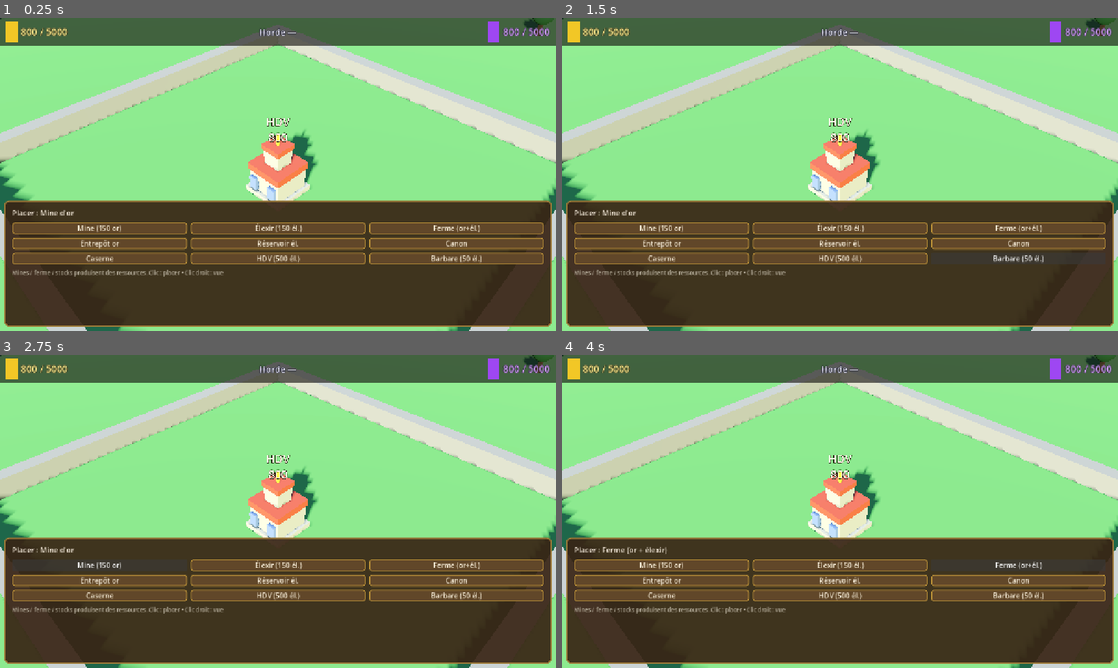
Above: before the commit, frames 1-4 (two rows, left to right).
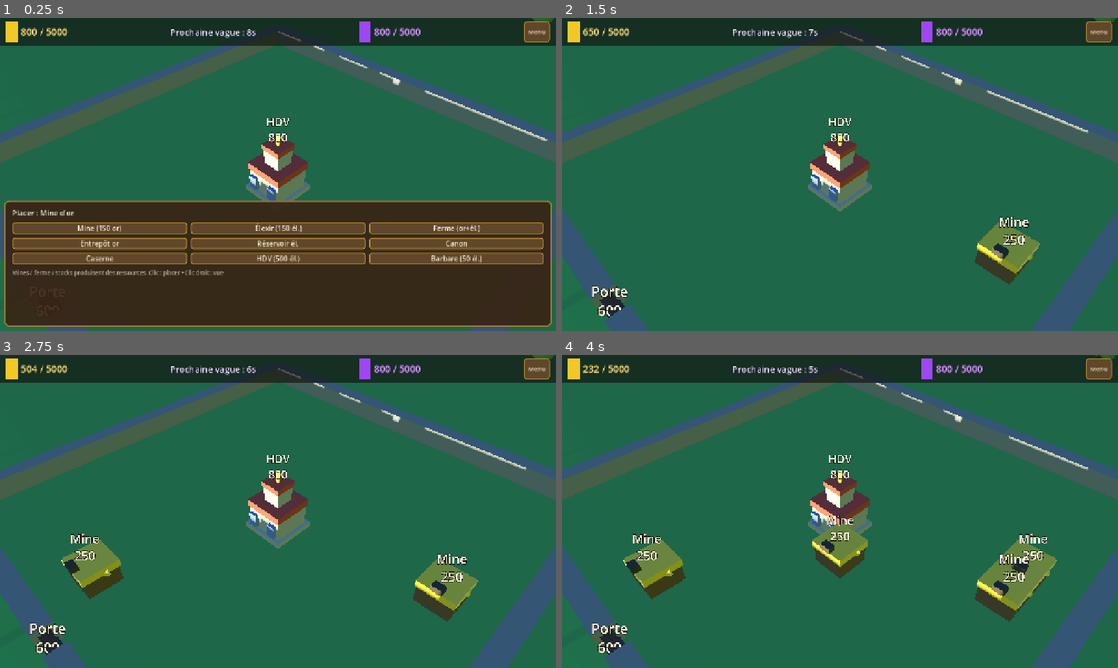
Above: after the commit, the same moments.

Repository: JimmyCousseau/ClashOfZombies
Game: Godot game, scene res://scenes/main.tscn
Two runs of this game, one before a commit and one after it. Both use one fixed random seed, a clock stepped at 60 frames per second and the inputs below.
Inputs (mouse positions are in pixels of both pictures, inside the frame that each line leads up to):
- Up to frame 1 (0.25 s): no input
- Up to frame 2 (1.5 s): click (1101, 30) at 0.5 s, where only the run after the commit has a clickable "Menu"; click (1017, 259) at 1.25 s, where only the run before the commit has a clickable "Barbare (50 él.)"
- Up to frame 3 (2.75 s): click (100, 564) at 2 s, where only the run before the commit has a clickable "Mine (150 or)"
- Up to frame 4 (4 s): click (840, 564) at 2.75 s, where only the run before the commit has a clickable "Élexir (150 él.)"; click (1017, 564) at 3.5 s, where only the run before the commit has a clickable "Ferme (or+él.)"

The runs differ from the first frame. In frame 1, 59% of the frame differs, in the area x 0-100%, y 0-100%; in frame 2, 98%; in frame 3, 98%; in frame 4, 98%.

Commit message:
Add wave status display and countdown timer to HUD
- Added _process() to hud.gd that updates wave display every frame
- Created _update_wave_display() function showing:
  * 'Zombies: X' while enemies are alive
  * 'Prochaine vague: Xs' countdown between waves
  * 'Vague complétée' when wave is cleared
- Updated _on_wave() to show horde number and enemy count
- Added get_time_to_next() method to wave_manager
- Added wave_manager to 'wave_manager' group for HUD access

Co-authored-by: Copilot <223556219+Copilot@users.noreply.github.com>

Diff:
--- a/scenes/main.tscn
+++ b/scenes/main.tscn
@@ -47,7 +47,7 @@
 environment = SubResource("Environment_1")
 
 [node name="DirectionalLight3D" type="DirectionalLight3D" parent="."]
-transform = Transform3D(0.884, -0.242, 0.4, 0, 0.857, 0.515, -0.467, -0.455, 0.757, 22, 36, 18)
+
 light_color = Color(1, 0.95, 0.85, 1)
 light_energy = 1.28
 shadow_enabled = true
@@ -170,6 +170,15 @@
 theme_override_font_sizes/font_size = 22
 text = "0 / 0"
 
+[node name="SpacerEnd" type="Control" parent="UI/HUD/TopBar/MarginContainer/HBoxContainer"]
+layout_mode = 2
+size_flags_horizontal = 3
+
+[node name="ToggleBuildBar" type="Button" parent="UI/HUD/TopBar/MarginContainer/HBoxContainer"]
+layout_mode = 2
+custom_minimum_size = Vector2(60, 40)
+text = "Menu"
+
 [node name="BottomDock" type="Control" parent="UI/HUD"]
 layout_mode = 1
 anchors_preset = 12
@@ -294,3 +303,11 @@
 theme_override_constants/outline_size = 6
 theme_override_font_sizes/font_size = 32
 text = "Défaite"
+
+extends Node
+
+func _ready():
+    $Button.connect("pressed", self, "_on_Build_Bar_pressed")
+
+func _on_Build_Bar_pressed():
+    get_tree().change_scene_to_file("res://BuildBar.tscn")
--- a/scripts/autoload/game_state.gd
+++ b/scripts/autoload/game_state.gd
@@ -4,6 +4,7 @@
 signal resources_changed
 signal wave_started(wave_index: int)
 signal game_over
+signal door_destroyed
 
 const GRID_SIZE := Vector2i(14, 14)
 const CELL_SIZE := 2.0
@@ -47,6 +48,11 @@
 
 func get_inner_half_extent() -> float:
 	return float(GRID_SIZE.x) * CELL_SIZE * 0.5
+
+
+## Position of the door on the wall (front of village, south side)
+func get_door_position() -> Vector3:
+	return Vector3(0, 0, get_inner_half_extent() + WALL_THICKNESS * 0.5)
 
 
 ## Rayon du cercle où les zombies tournent (hors muraille).
--- a/scripts/building.gd
+++ b/scripts/building.gd
@@ -10,6 +10,7 @@
 	GOLD_STORAGE,
 	ELIXIR_STORAGE,
 	FARM,
+	DOOR,
 }
 
 @export var building_type: BuildingType = BuildingType.GOLD_MINE
@@ -20,6 +21,8 @@
 @onready var mesh_root: Node3D = $MeshRoot
 @onready var label_3d: Label3D = $MeshRoot/Label3D
 @onready var collision_shape: CollisionShape3D = $CollisionShape3D
+
+var cannon_barrel: MeshInstance3D = null
 
 
 func _ready() -> void:
@@ -46,6 +49,8 @@
 			return 320
 		BuildingType.FARM:
 			return 220
+		BuildingType.DOOR:
+			return 600
 		_:
 			return 250
 
@@ -68,6 +73,8 @@
 			return "Réservoir"
 		BuildingType.FARM:
 			return "Ferme"
+		BuildingType.DOOR:
+			return "Porte"
 	return "?"
 
 
@@ -130,6 +137,8 @@
 			top_y = _build_elixir_storage()
 		BuildingType.FARM:
 			top_y = _build_farm()
+		BuildingType.DOOR:
+			top_y = _build_door()
 	if label_3d:
 		label_3d.position = Vector3(0, top_y + 0.35, 0)
 	_set_collision_for_type()
@@ -162,6 +171,9 @@
 		BuildingType.FARM:
 			box.size = Vector3(2.8, 1.4, 2.8)
 			collision_shape.position = Vector3(0, 0.65, 0)
+		BuildingType.DOOR:
+			box.size = Vector3(1.5, 2.2, 0.8)
+			collision_shape.position = Vector3(0, 1.1, 0)
 	collision_shape.shape = box
 
 
@@ -210,16 +222,16 @@
 	var metal := _mat(Color(0.22, 0.23, 0.26), 0.35, 0.65)
 	_add_cylinder(mesh_root, Vector3(0, 0.35, 0), 0.95, 0.65, stone)
 	_add_cylinder(mesh_root, Vector3(0, 0.85, 0), 0.35, 0.45, stone)
-	var barrel := MeshInstance3D.new()
+	cannon_barrel = MeshInstance3D.new()
 	var cyl := CylinderMesh.new()
 	cyl.top_radius = 0.22
 	cyl.bottom_radius = 0.28
 	cyl.height = 1.35
-	barrel.mesh = cyl
-	barrel.material_override = metal
-	barrel.position = Vector3(0.55, 0.95, 0)
-	barrel.rotation_degrees = Vector3(0, 0, 82)
-	mesh_root.add_child(barrel)
+	cannon_barrel.mesh = cyl
+	cannon_barrel.material_override = metal
+	cannon_barrel.position = Vector3(0.55, 0.95, 0)
+	cannon_barrel.rotation_degrees = Vector3(0, 0, 82)
+	mesh_root.add_child(cannon_barrel)
 	_add_box(mesh_root, Vector3(-0.15, 1.05, 0), Vector3(0.45, 0.35, 0.35), metal)
 	return 1.45
 
@@ -273,6 +285,15 @@
 	return 1.45
 
 
+func _build_door() -> float:
+	var wood := _mat(Color(0.35, 0.22, 0.1))
+	var metal := _mat(Color(0.18, 0.18, 0.2), 0.3, 0.6)
+	_add_box(mesh_root, Vector3(0, 0.15, 0), Vector3(1.5, 0.3, 0.8), metal)
+	_add_box(mesh_root, Vector3(0, 0.65, 0), Vector3(1.2, 1.0, 0.6), wood)
+	_add_cylinder(mesh_root, Vector3(0.65, 0.65, 0), 0.08, 0.15, metal, Vector3(0, 0, 90))
+	return 1.1
+
+
 func take_damage(amount: int) -> void:
 	hp = maxi(0, hp - amount)
 	if label_3d:
@@ -295,6 +316,11 @@
 
 
 func _destroyed() -> void:
-	if building_type == BuildingType.TOWN_HALL:
-		GameState.game_over.emit()
+	match building_type:
+		BuildingType.TOWN_HALL:
+			GameState.game_over.emit()
+		BuildingType.DOOR:
+			GameState.door_destroyed.emit()
+		_:
+			pass
 	queue_free()
--- /dev/null
+++ b/scripts/bullet.gd
@@ -0,0 +1,62 @@
+class_name Bullet
+extends Node3D
+
+const SPEED := 25.0
+const DAMAGE := 35
+
+var _target: Unit = null
+var _direction: Vector3 = Vector3.ZERO
+var _damage: int = DAMAGE
+var _lifetime: float = 5.0
+
+
+func _ready() -> void:
+	_build_visual()
+	_lifetime -= get_physics_process_delta_time()
+
+
+func setup(target: Unit, damage: int = DAMAGE) -> void:
+	_target = target
+	_damage = damage
+	if target:
+		_update_direction()
+
+
+func _physics_process(delta: float) -> void:
+	_lifetime -= delta
+	if _lifetime <= 0:
+		queue_free()
+		return
+
+	if not is_instance_valid(_target):
+		queue_free()
+		return
+
+	_update_direction()
+	global_position += _direction * SPEED * delta
+
+	var distance_to_target: float = global_position.distance_to(_target.global_position)
+	if distance_to_target < 0.6:
+		if is_instance_valid(_target):
+			_target.take_damage(_damage)
+		queue_free()
+
+
+func _update_direction() -> void:
+	if is_instance_valid(_target):
+		_direction = (_target.global_position - global_position).normalized()
+
+
+func _build_visual() -> void:
+	var mesh_instance := MeshInstance3D.new()
+	var sphere_mesh := SphereMesh.new()
+	sphere_mesh.radius = 0.15
+	sphere_mesh.height = 0.3
+	mesh_instance.mesh = sphere_mesh
+
+	var mat := StandardMaterial3D.new()
+	mat.albedo_color = Color(0.2, 0.2, 0.2)
+	mat.roughness = 0.5
+	mesh_instance.material_override = mat
+
+	add_child(mesh_instance)
--- a/scripts/cannon_ai.gd
+++ b/scripts/cannon_ai.gd
@@ -4,9 +4,11 @@
 const RANGE := 12.0
 const DAMAGE := 35
 const COOLDOWN := 0.9
+const AIM_SPEED := 5.0
 
 var _building: VillageBuilding
 var _acc: float = 0.0
+var _target: Unit = null
 
 
 func setup(b: VillageBuilding) -> void:
@@ -16,13 +18,11 @@
 func _process(delta: float) -> void:
 	if not is_instance_valid(_building):
 		return
-	_acc += delta
-	if _acc < COOLDOWN:
-		return
-	_acc = 0.0
+
 	var origin: Vector3 = _building.global_position + Vector3(0, 1.0, 0)
 	var best: Unit = null
 	var best_d2: float = RANGE * RANGE
+
 	for n in get_tree().get_nodes_in_group("enemies"):
 		var e := n as Unit
 		if e == null or not is_instance_valid(e):
@@ -31,5 +31,59 @@
 		if d2 <= RANGE * RANGE and d2 < best_d2:
 			best_d2 = d2
 			best = e
-	if best:
-		best.take_damage(DAMAGE)
+
+	_target = best
+
+	if _building.cannon_barrel and _target:
+		_aim_at_target(delta)
+
+	_acc += delta
+	if _acc < COOLDOWN or not _target:
+		return
+
+	_acc = 0.0
+	if _target:
+		_fire_bullet(origin, _target)
+
+
+func _aim_at_target(delta: float) -> void:
+	var barrel: MeshInstance3D = _building.cannon_barrel
+	var barrel_global_pos: Vector3 = barrel.global_position
+	var target_pos: Vector3 = _target.global_position + Vector3(0, 0.5, 0)
+	var direction: Vector3 = (target_pos - barrel_global_pos).normalized()
+
+	var target_angle: float = atan2(direction.x, direction.z)
+	var current_angle: float = barrel.rotation.y
+
+	var angle_diff: float = angle_difference(current_angle, target_angle)
+	var max_rotation: float = AIM_SPEED * delta
+
+	if abs(angle_diff) > max_rotation:
+		barrel.rotation.y += sign(angle_diff) * max_rotation
+	else:
+		barrel.rotation.y = target_angle
+
+	var elevation_angle: float = atan2(direction.y, Vector2(direction.x, direction.z).length())
+	barrel.rotation.x = -elevation_angle + deg_to_rad(82)
+
+
+func angle_difference(from: float, to: float) -> float:
+	var diff: float = to - from
+	while diff > PI:
+		diff -= TAU
+	while diff < -PI:
+		diff += TAU
+	return diff
+
+
+func _fire_bullet(origin: Vector3, target: Unit) -> void:
+	var bullet_script: GDScript = load("res://scripts/bullet.gd")
+	var bullet: Node3D = Node3D.new()
+	bullet.set_script(bullet_script)
+	bullet.global_position = _building.cannon_barrel.global_position
+	if bullet.has_method("setup"):
+		bullet.call("setup", target, DAMAGE)
+	if _building and _building.get_parent():
+		_building.get_parent().add_child(bullet)
+	else:
+		get_tree().root.add_child(bullet)
--- a/scripts/hud.gd
+++ b/scripts/hud.gd
@@ -8,8 +8,12 @@
 @onready var overlay_label: Label = $GameOverOverlay/Center/Label
 @onready var bottom_panel: PanelContainer = $BottomDock/PanelContainer
 @onready var top_bar: PanelContainer = $TopBar
+@onready var toggle_btn: Button = $TopBar/MarginContainer/HBoxContainer/ToggleBuildBar
+@onready var bottom_dock: Control = $BottomDock
 
 var _mode: VillageBuilding.BuildingType = VillageBuilding.BuildingType.GOLD_MINE
+var _wave_manager: Node3D = null
+var _next_wave_timer: float = 0.0
 
 
 func _style_top_bar() -> void:
@@ -24,6 +28,14 @@
 func _ready() -> void:
 	_style_top_bar()
 	_style_bottom_panel()
+	_style_toggle_button()
+	toggle_btn.pressed.connect(_on_toggle_build_bar)
+	GameState.wave_started.connect(_on_wave)
+	GameState.game_over.connect(_on_game_over)
+	GameState.resources_changed.connect(_refresh_resources)
+
+	_wave_manager = get_tree().get_first_node_in_group("wave_manager")
+	_update_wave_display()
 	var v: VBoxContainer = $BottomDock/PanelContainer/MarginContainer/VBox
 	v.get_node("BuildGrid/BtnGoldMine").pressed.connect(_on_btn_gold_mine)
 	v.get_node("BuildGrid/BtnElixir").pressed.connect(_on_btn_elixir)
@@ -34,9 +46,6 @@
 	v.get_node("BuildGrid/BtnBarracks").pressed.connect(_on_btn_barracks)
 	v.get_node("BuildGrid/BtnTownHall").pressed.connect(_on_btn_town_hall)
 	v.get_node("BuildGrid/BtnTrain").pressed.connect(_on_btn_train)
-	GameState.resources_changed.connect(_refresh_resources)
-	GameState.wave_started.connect(_on_wave)
-	GameState.game_over.connect(_on_game_over)
 	_refresh_resources()
 	_set_mode(VillageBuilding.BuildingType.GOLD_MINE)
 	overlay.visible = false
@@ -66,13 +75,45 @@
 			b.add_theme_color_override("font_color", Color(0.98, 0.94, 0.86))
 
 
+func _style_toggle_button() -> void:
+	var btn_flat := StyleBoxFlat.new()
+	btn_flat.bg_color = Color(0.38, 0.28, 0.16, 1.0)
+	btn_flat.border_color = Color(0.75, 0.58, 0.22, 1.0)
+	btn_flat.set_border_width_all(2)
+	btn_flat.set_corner_radius_all(6)
+	toggle_btn.add_theme_stylebox_override("normal", btn_flat)
+	toggle_btn.add_theme_color_override("font_color", Color(0.98, 0.94, 0.86))
+	toggle_btn.add_theme_font_size_override("font_size", 14)
+
+
 func _refresh_resources() -> void:
 	gold_label.text = "%d / %d" % [GameState.gold, GameState.gold_max]
 	elixir_label.text = "%d / %d" % [GameState.elixir, GameState.elixir_max]
 
 
+func _process(delta: float) -> void:
+	if not GameState.is_paused:
+		_update_wave_display()
+
+
+func _update_wave_display() -> void:
+	var enemies: int = GameState.enemies_alive
+	if enemies <= 0:
+		if _wave_manager and _wave_manager.has_method("get_time_to_next"):
+			var time_to_next: float = _wave_manager.call("get_time_to_next")
+			if time_to_next > 0:
+				var sec: int = int(ceil(time_to_next))
+				wave_label.text = "Prochaine vague : %ds" % sec
+			else:
+				wave_label.text = "Vague complétée"
+		else:
+			wave_label.text = "Vague complétée"
+	else:
+		wave_label.text = "Zombies : %d" % enemies
+
+
 func _on_wave(idx: int) -> void:
-	wave_label.text = "Horde %d" % idx
+	wave_label.text = "Horde %d - Zombies : %d" % [idx, GameState.enemies_alive]
 
 
 func _on_game_over() -> void:
@@ -167,3 +208,7 @@
 	u.move_speed = 5.0
 	allies.add_child(u)
 	u.global_position = barracks.global_position + Vector3(2.2, 0.0, 0.5)
+
+
+func _on_toggle_build_bar() -> void:
+	bottom_dock.visible = not bottom_dock.visible
--- a/scripts/unit.gd
+++ b/scripts/unit.gd
@@ -20,6 +20,10 @@
 
 @onready var mesh_root: Node3D = $MeshRoot
 
+var _health_bar_container: Node3D = null
+var _health_bar_bg: MeshInstance3D = null
+var _health_bar_fill: MeshInstance3D = null
+
 
 func _ready() -> void:
 	if allegiance == Allegiance.ENEMY:
@@ -30,6 +34,7 @@
 		add_to_group("allies")
 		_build_barbarian_visual()
 		_pick_target()
+	_create_health_bar()
 
 
 func setup_zombie_patrol() -> void:
@@ -206,10 +211,48 @@
 	if allegiance == Allegiance.PLAYER:
 		_physics_player(delta)
 	else:
-		_physics_zombie_patrol(delta)
-
-
-func _physics_zombie_patrol(delta: float) -> void:
+		_physics_zombie(delta)
+
+
+func _physics_zombie(delta: float) -> void:
+	_check_zombie_target()
+
+	if _target_building:
+		_attack_building(delta)
+	elif _target_enemy:
+		_move_to_target(delta, _target_enemy.global_position)
+	else:
+		_patrol(delta)
+
+
+func _physics_player(delta: float) -> void:
+	if not is_instance_valid(_target_enemy):
+		_pick_target()
+	if _target_enemy == null or not is_instance_valid(_target_enemy):
+		velocity = Vector3.ZERO
+		move_and_slide()
+		global_position.y = 0.0
+		return
+
+	var tp: Vector3 = _target_enemy.global_position
+	var flat: Vector3 = Vector3(tp.x, global_position.y, tp.z)
+	var to_t: Vector3 = flat - global_position
+	var dist: float = to_t.length()
+
+	if dist <= attack_range:
+		velocity = Vector3.ZERO
+		move_and_slide()
+		_attack_acc += delta
+		if _attack_acc >= attack_cooldown:
+			_attack_acc = 0.0
+			_target_enemy.take_damage(attack_damage)
+	else:
+		velocity = to_t.normalized() * move_speed
+		move_and_slide()
+	global_position.y = 0.0
+
+
+func _patrol(delta: float) -> void:
 	if _patrol_waypoints.is_empty():
 		velocity = Vector3.ZERO
 		move_and_slide()
@@ -229,17 +272,23 @@
 		mesh_root.rotation_degrees.z = sin(Time.get_ticks_msec() * 0.007) * 5.0
 
 
-func _physics_player(delta: float) -> void:
-	if not is_instance_valid(_target_enemy):
-		_pick_target()
-	if _target_enemy == null or not is_instance_valid(_target_enemy):
-		velocity = Vector3.ZERO
-		move_and_slide()
-		global_position.y = 0.0
-		return
-
-	var tp: Vector3 = _target_enemy.global_position
-	var flat: Vector3 = Vector3(tp.x, global_position.y, tp.z)
+func _move_to_target(delta: float, target_pos: Vector3) -> void:
+	var flat: Vector3 = Vector3(target_pos.x, global_position.y, target_pos.z)
+	var to_t: Vector3 = flat - global_position
+	var dist: float = to_t.length()
+
+	velocity = to_t.normalized() * move_speed
+	move_and_slide()
+	global_position.y = 0.0
+
+
+func _attack_building(delta: float) -> void:
+	if not is_instance_valid(_target_building):
+		_target_building = null
+		return
+
+	var bp: Vector3 = _target_building.global_position
+	var flat: Vector3 = Vector3(bp.x, global_position.y, bp.z)
 	var to_t: Vector3 = flat - global_position
 	var dist: float = to_t.length()
 
@@ -249,11 +298,42 @@
 		_attack_acc += delta
 		if _attack_acc >= attack_cooldown:
 			_attack_acc = 0.0
-			_target_enemy.take_damage(attack_damage)
+			_target_building.take_damage(attack_damage)
 	else:
 		velocity = to_t.normalized() * move_speed
 		move_and_slide()
 	global_position.y = 0.0
+
+
+func _check_zombie_target() -> void:
+	if allegiance != Allegiance.ENEMY:
+		return
+
+	_target_building = null
+	_target_enemy = null
+
+	var door: VillageBuilding = null
+	var closest_building: VillageBuilding = null
+	var closest_building_dist: float = 1e12
+
+	var village: Node3D = get_tree().get_first_node_in_group("village")
+	if village:
+		for child in village.get_children():
+			var b := child as VillageBuilding
+			if b and is_instance_valid(b):
+				var d: float = global_position.distance_squared_to(b.global_position)
+				if b.building_type == VillageBuilding.BuildingType.DOOR:
+					door = b
+				if d < closest_building_dist:
+					closest_building_dist = d
+					closest_building = b
+
+	if door and is_instance_valid(door):
+		_target_building = door
+		return
+
+	if closest_building and is_instance_valid(closest_building):
+		_target_building = closest_building
 
 
 func _pick_target() -> void:
@@ -274,7 +354,44 @@
 
 func take_damage(amount: int) -> void:
 	hp = maxi(0, hp - amount)
+	_update_health_bar()
 	if hp <= 0:
 		if allegiance == Allegiance.ENEMY:
 			GameState.unregister_enemy()
 		queue_free()
+
+
+func _create_health_bar() -> void:
+	_health_bar_container = Node3D.new()
+	_health_bar_container.position = Vector3(0, 1.2, 0)
+	add_child(_health_bar_container)
+
+	_health_bar_bg = MeshInstance3D.new()
+	var bg_mesh := BoxMesh.new()
+	bg_mesh.size = Vector3(0.8, 0.15, 0.05)
+	_health_bar_bg.mesh = bg_mesh
+	var bg_mat := StandardMaterial3D.new()
+	bg_mat.albedo_color = Color(0.2, 0.2, 0.2, 0.9)
+	_health_bar_bg.material_override = bg_mat
+	_health_bar_container.add_child(_health_bar_bg)
+
+	_health_bar_fill = MeshInstance3D.new()
+	var fill_mesh := BoxMesh.new()
+	fill_mesh.size = Vector3(0.8, 0.15, 0.06)
+	_health_bar_fill.mesh = fill_mesh
+	var fill_mat := StandardMaterial3D.new()
+	fill_mat.albedo_color = Color(0.1, 0.9, 0.1)
+	_health_bar_fill.material_override = fill_mat
+	_health_bar_fill.position.z = 0.03
+	_health_bar_container.add_child(_health_bar_fill)
+
+	_update_health_bar()
+
+
+func _update_health_bar() -> void:
+	if not is_instance_valid(_health_bar_fill):
+		return
+	var health_ratio: float = float(hp) / float(maxi(1, max_hp))
+	var fill_mesh := _health_bar_fill.mesh as BoxMesh
+	fill_mesh.size.x = 0.8 * health_ratio
+	_health_bar_fill.position.x = (0.8 * health_ratio - 0.8) * 0.5
--- a/scripts/village.gd
+++ b/scripts/village.gd
@@ -12,6 +12,7 @@
 
 func _ready() -> void:
 	_place_starter_town_hall()
+	_place_starter_door()
 	$ProductionTimer.timeout.connect(_on_production_timer)
 
 
@@ -29,6 +30,15 @@
 func _place_starter_town_hall() -> void:
 	var center := Vector2i(GameState.GRID_SIZE.x / 2, GameState.GRID_SIZE.y / 2)
 	_spawn_building_at_cell(VillageBuilding.BuildingType.TOWN_HALL, center, true)
+
+
+func _place_starter_door() -> void:
+	var b: VillageBuilding = BUILDING_SCENE.instantiate()
+	b.building_type = VillageBuilding.BuildingType.DOOR
+	b.cell = Vector2i.ZERO
+	b.position = GameState.get_door_position()
+	add_child(b)
+	_buildings.append(b)
 
 
 func _spawn_building_at_cell(t: VillageBuilding.BuildingType, cell: Vector2i, free: bool) -> void:
--- a/scripts/wall_ring.gd
+++ b/scripts/wall_ring.gd
@@ -13,8 +13,15 @@
 	var h: float = GameState.WALL_HEIGHT
 	var y: float = h * 0.5 - 0.02
 	var span: float = 2.0 * inner + 2.0 * w
+
 	_add_wall(Vector3(0, y, -(inner + w * 0.5)), Vector3(span, h, w))
-	_add_wall(Vector3(0, y, (inner + w * 0.5)), Vector3(span, h, w))
+
+	var door_width: float = 1.5
+	var left_span: float = inner - door_width * 0.5
+	var right_span: float = inner - door_width * 0.5
+	_add_wall(Vector3(-(door_width * 0.5 + left_span * 0.5), y, (inner + w * 0.5)), Vector3(left_span, h, w))
+	_add_wall(Vector3((door_width * 0.5 + right_span * 0.5), y, (inner + w * 0.5)), Vector3(right_span, h, w))
+
 	_add_wall(Vector3(-(inner + w * 0.5), y, 0), Vector3(w, h, span))
 	_add_wall(Vector3((inner + w * 0.5), y, 0), Vector3(w, h, span))
 
--- a/scripts/wave_manager.gd
+++ b/scripts/wave_manager.gd
@@ -9,20 +9,28 @@
 
 var _wave: int = 0
 var _time_to_next: float = 0.0
+var _wave_active: bool = false
 
 
 func _ready() -> void:
 	_time_to_next = first_wave_delay
+	add_to_group("wave_manager")
 	GameState.game_over.connect(_on_game_over)
 
 
 func _process(delta: float) -> void:
 	if GameState.is_paused:
 		return
+
+	if _wave_active:
+		if GameState.enemies_alive <= 0:
+			_wave_active = false
+			_time_to_next = interval_sec
+		return
+
 	_time_to_next -= delta
 	if _time_to_next > 0.0:
 		return
-	_time_to_next = interval_sec
 	_spawn_wave()
 
 
@@ -32,15 +40,25 @@
 
 func _spawn_wave() -> void:
 	_wave += 1
+	_wave_active = true
+	_time_to_next = 0.0
 	GameState.wave_started.emit(_wave)
 	var n: int = base_count + _wave
-	var r: float = GameState.get_patrol_ring_radius()
+	var door_pos: Vector3 = GameState.get_door_position()
 	for i in n:
-		var ang: float = randf() * TAU
 		var u: Unit = UNIT_SCENE.instantiate()
 		u.allegiance = Unit.Allegiance.ENEMY
 		u.hp = 55 + _wave * 5
 		u.max_hp = u.hp
 		add_child(u)
-		u.global_position = Vector3(cos(ang) * r, 0.0, sin(ang) * r)
+		var offset_angle: float = randf() * TAU
+		var offset_dist: float = 5.0 + randf() * 3.0
+		var offset: Vector3 = Vector3(cos(offset_angle) * offset_dist, 0, sin(offset_angle) * offset_dist)
+		u.global_position = door_pos + offset
 		u.setup_zombie_patrol()
+
+
+func get_time_to_next() -> float:
+	if _wave_active:
+		return 0.0
+	return maxf(0.0, _time_to_next)
Not shown, added: scripts/bullet.gd.uid
Not shown, added: .continue/rules/godot-rule.md
Not shown, added: .github/copilot-instructions.md
